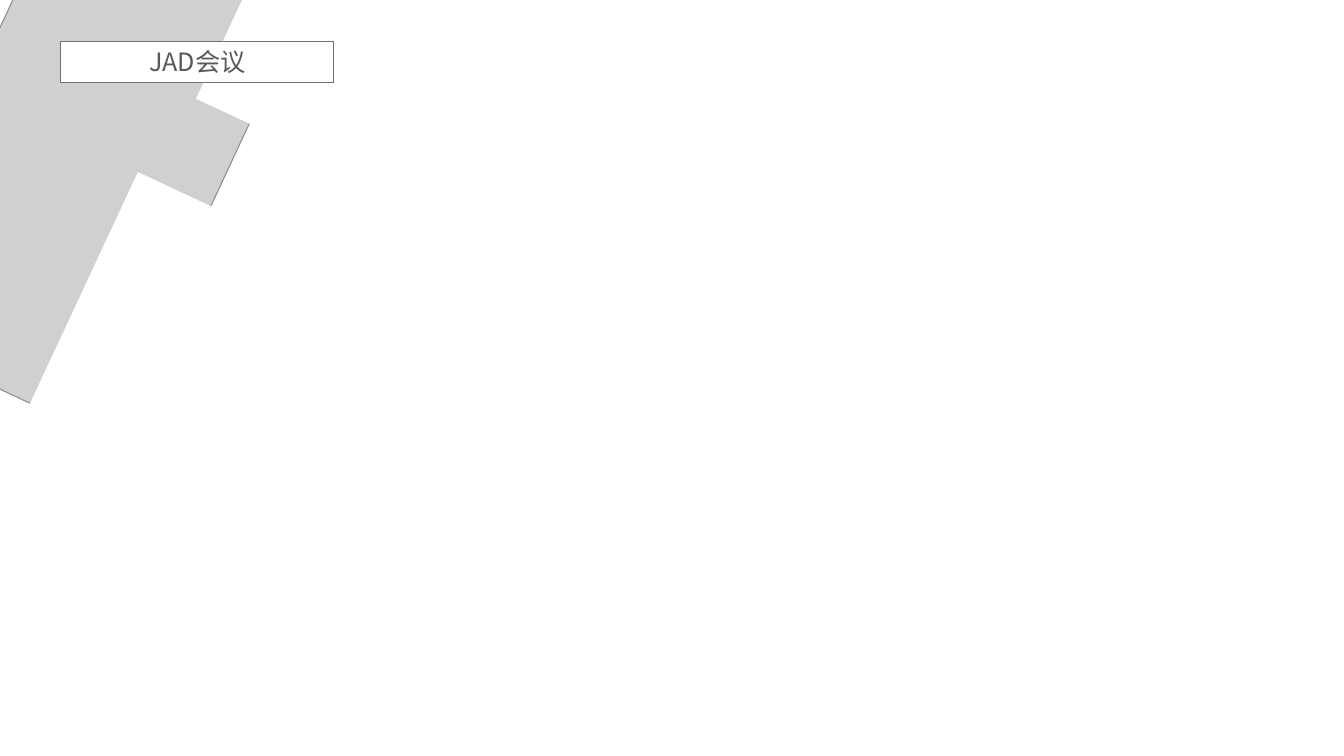
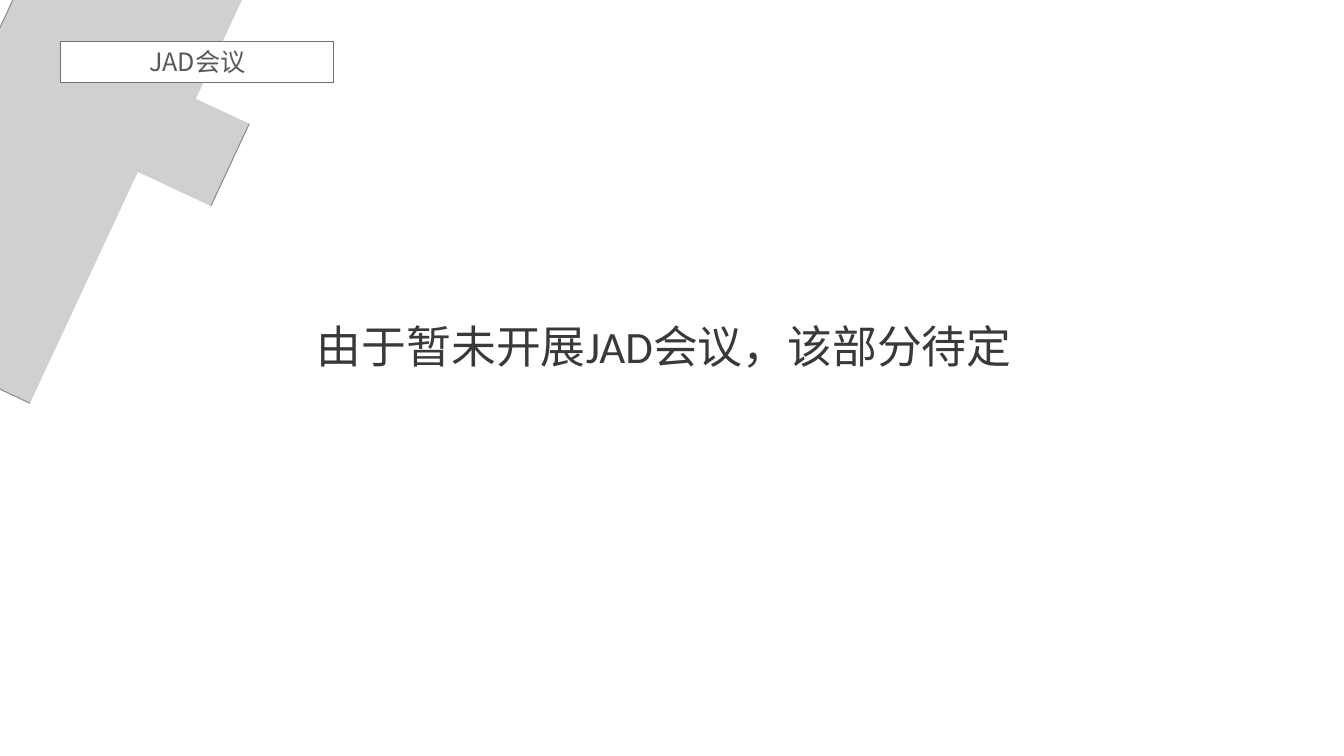
Before and after one commit to PRD2018-G03/PRD2018-G03-SoftwareEngineeringProject, a slide deck: slide 25 of PPT模板及制作/SRSppt .pptx (slide 26 before the commit). Drawn at 1344x756 pixels with LibreOffice and Linux fonts; fonts in the diff are those of the drawing; grey boxes stand for pictures. Boxes give left, top, right and bottom in pixels: in the first picture for what was removed or moved away, otherwise in the second. Text is boxed around its words. In the diff, an @@ line names an element or a change of style, - is before the commit and + after.

```diff
--- a/PPT模板及制作/SRSppt .pptx
+++ b/PPT模板及制作/SRSppt .pptx
@@ text added at (x1=317, y1=325, x2=1012, y2=368), 32 pt, text #3B3838 @@
+由于暂未开展JAD会议，该部分待定
```
Also in this commit, not shown: 1 other slide changed, 2 slides added, 5 slides removed.
